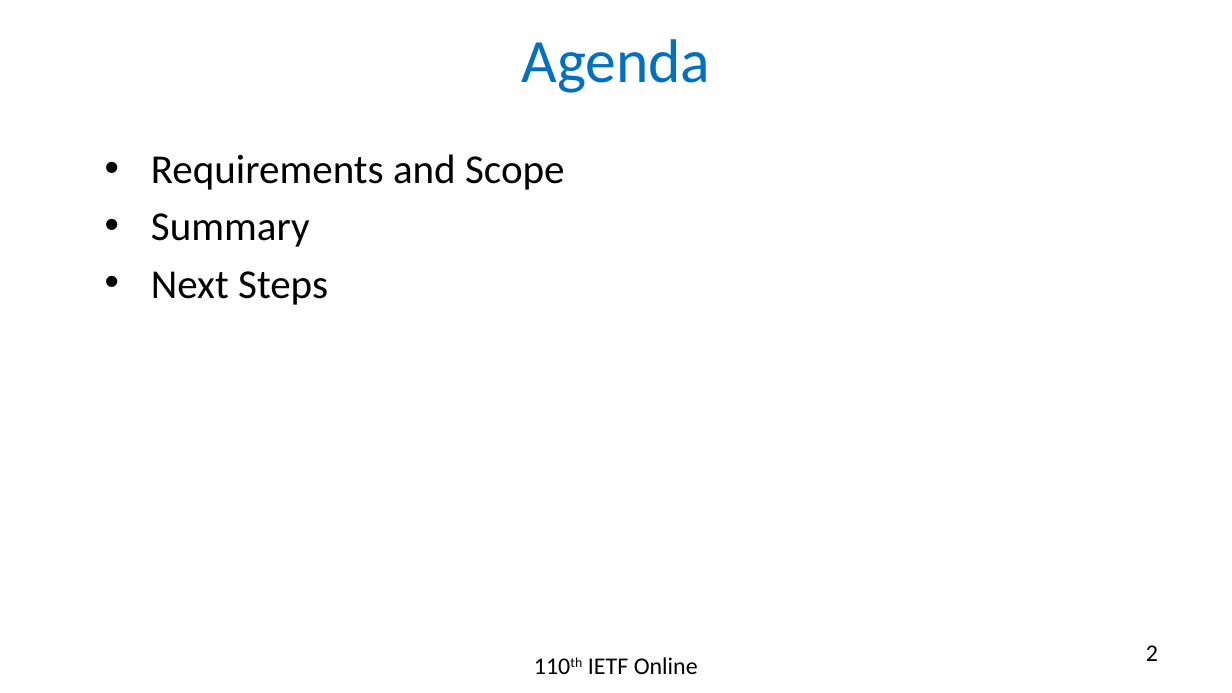
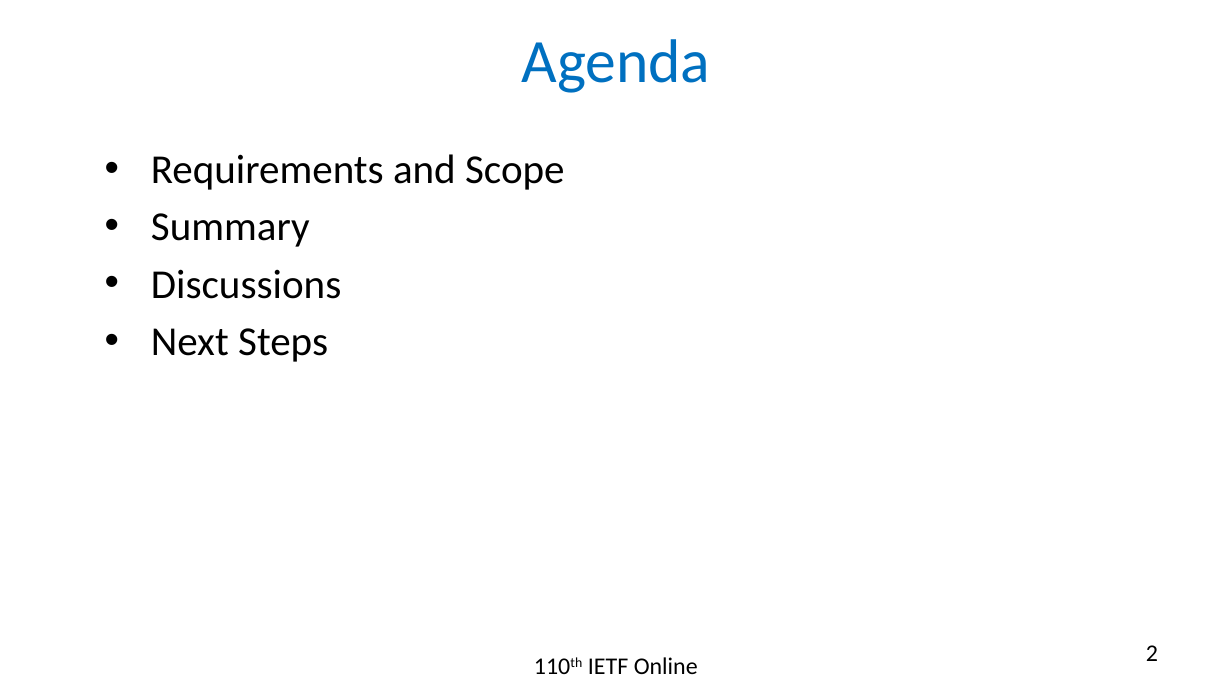
Before and after one commit to rakgandhi/ietf-slides, a slide deck: slide 2 of draft-gandhi-mpls-ioam-sr-06.pptx. Drawn at 1232x693 pixels with LibreOffice and Linux fonts; fonts in the diff are those of the drawing. Boxes give left, top, right and bottom in pixels: in the first picture for what was removed or moved away, otherwise in the second. Text is boxed around its words. In the diff, an @@ line names an element or a change of style, - is before the commit and + after.

```diff
--- a/draft-gandhi-mpls-ioam-sr-06.pptx
+++ b/draft-gandhi-mpls-ioam-sr-06.pptx
@@ text at (151,269,341,299): paragraph added @@
+• Discussions
```
Also in this commit, not shown: 5 other slides changed, 4 slides removed, 1 other file.
